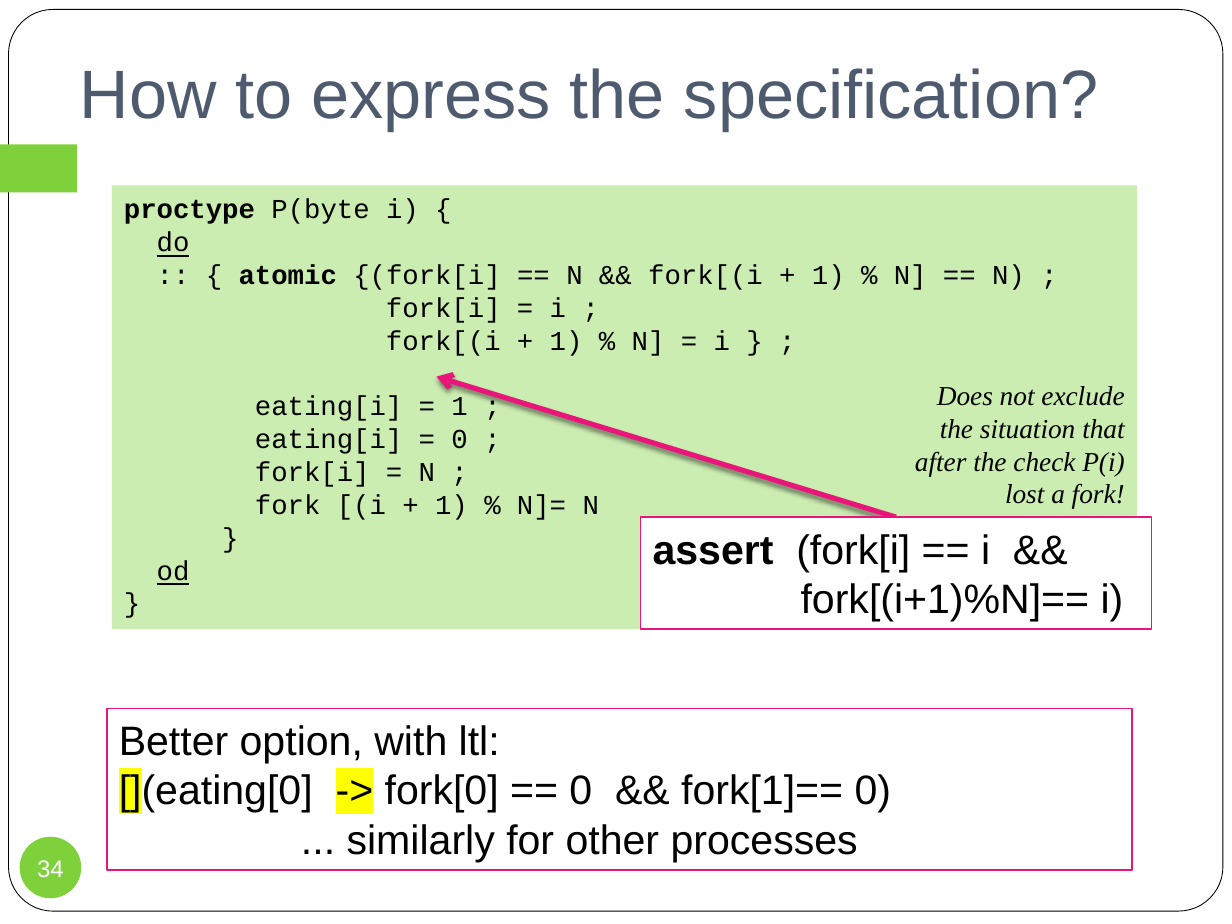
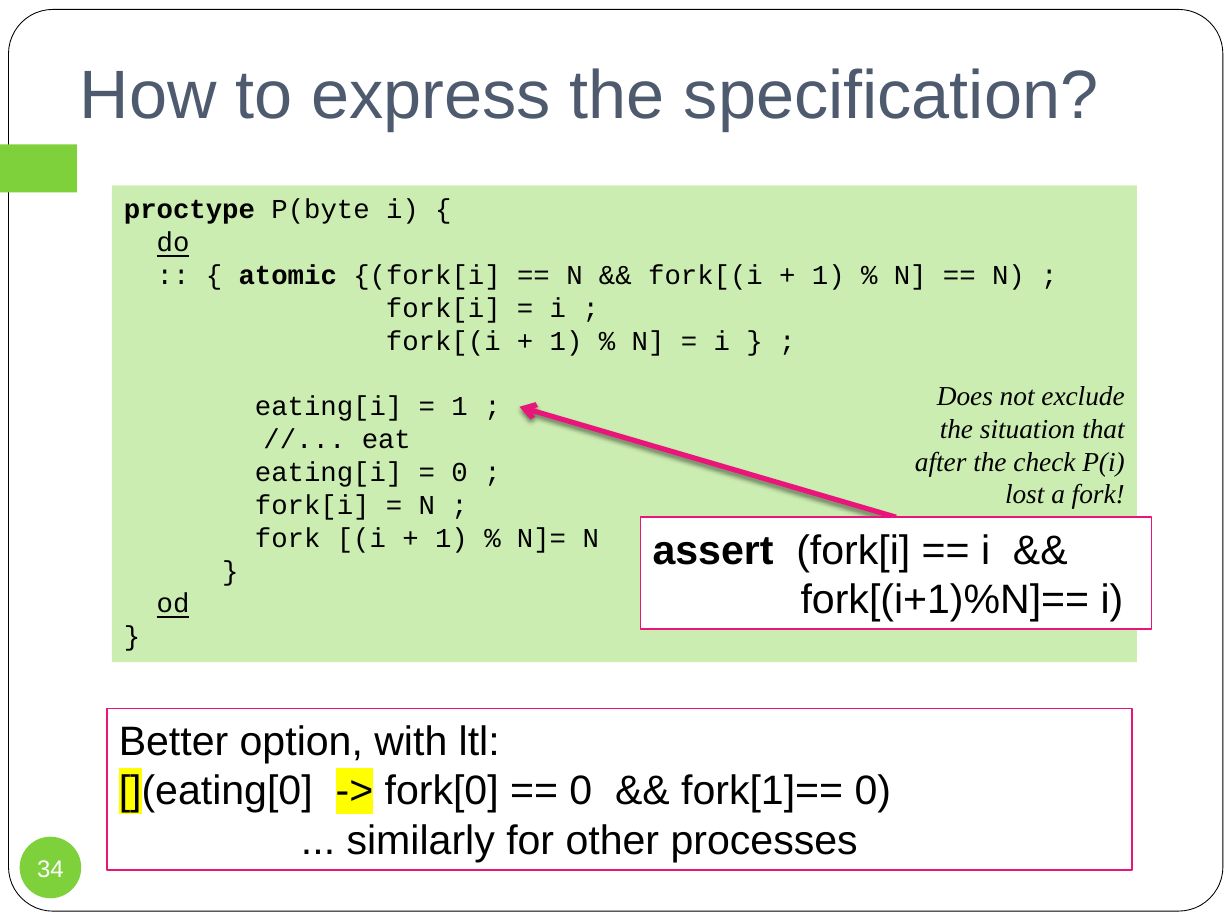
Before and after one commit to wooshrow/infopv, a slide deck: slide 34 of slides/PV_spin1.pptx. Drawn at 1232x924 pixels with LibreOffice and Linux fonts; fonts in the diff are those of the drawing. Boxes give left, top, right and bottom in pixels: in the first picture for what was removed or moved away, otherwise in the second. Text is boxed around its words. In the diff, an @@ line names an element or a change of style, - is before the commit and + after.

```diff
--- a/slides/PV_spin1.pptx
+++ b/slides/PV_spin1.pptx
@@ rectangle "proctype P(byte i) {": place and size @@
-rectangle "proctype P(byte i) {" at [112,186,1137,630]
+rectangle "proctype P(byte i) {" at [112,186,1137,663]
@@ text in rectangle at [255,396,467,449]: text changed @@
-eating[i] = 1 ;
+eating[i] = 1 ;
+//... eat
@@ arrow moved from (896, 517) - (436, 377) to (896, 517) - (520, 407) @@
```
Also in this commit, not shown: 2 other slides changed, 4 other files.
